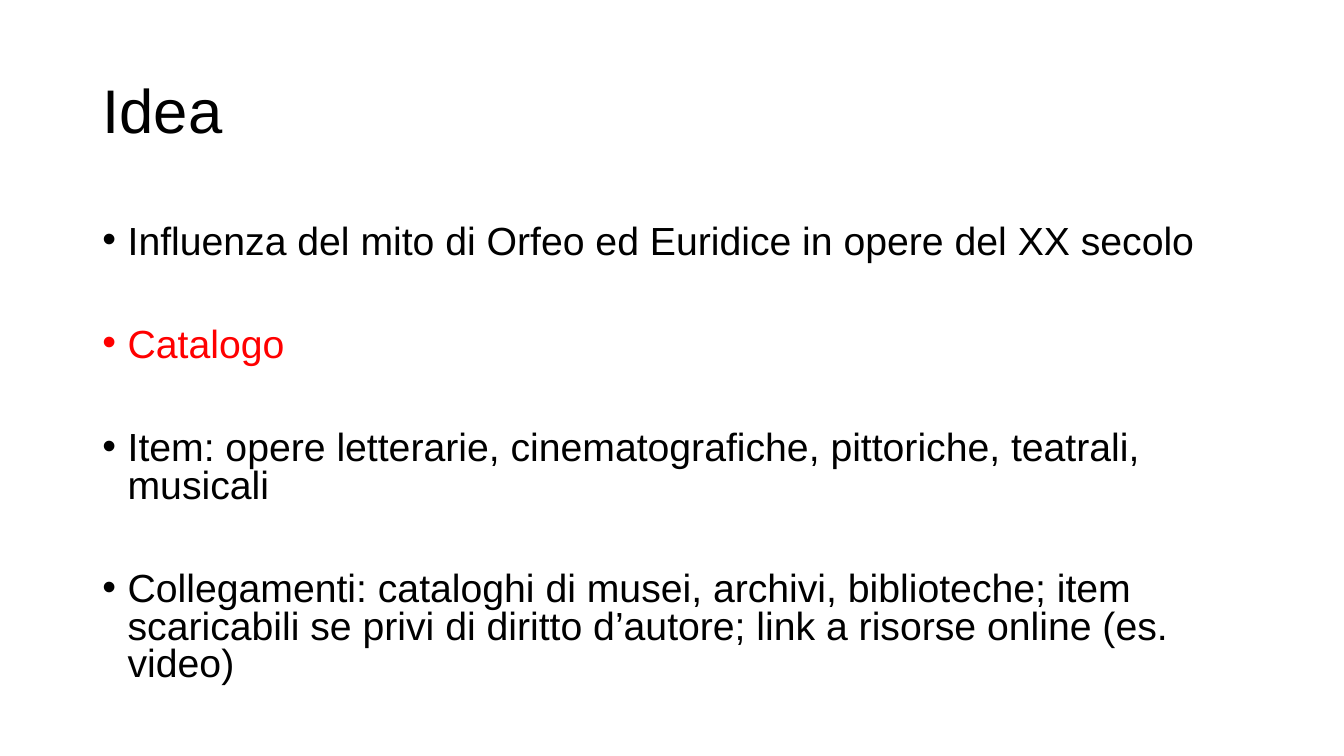
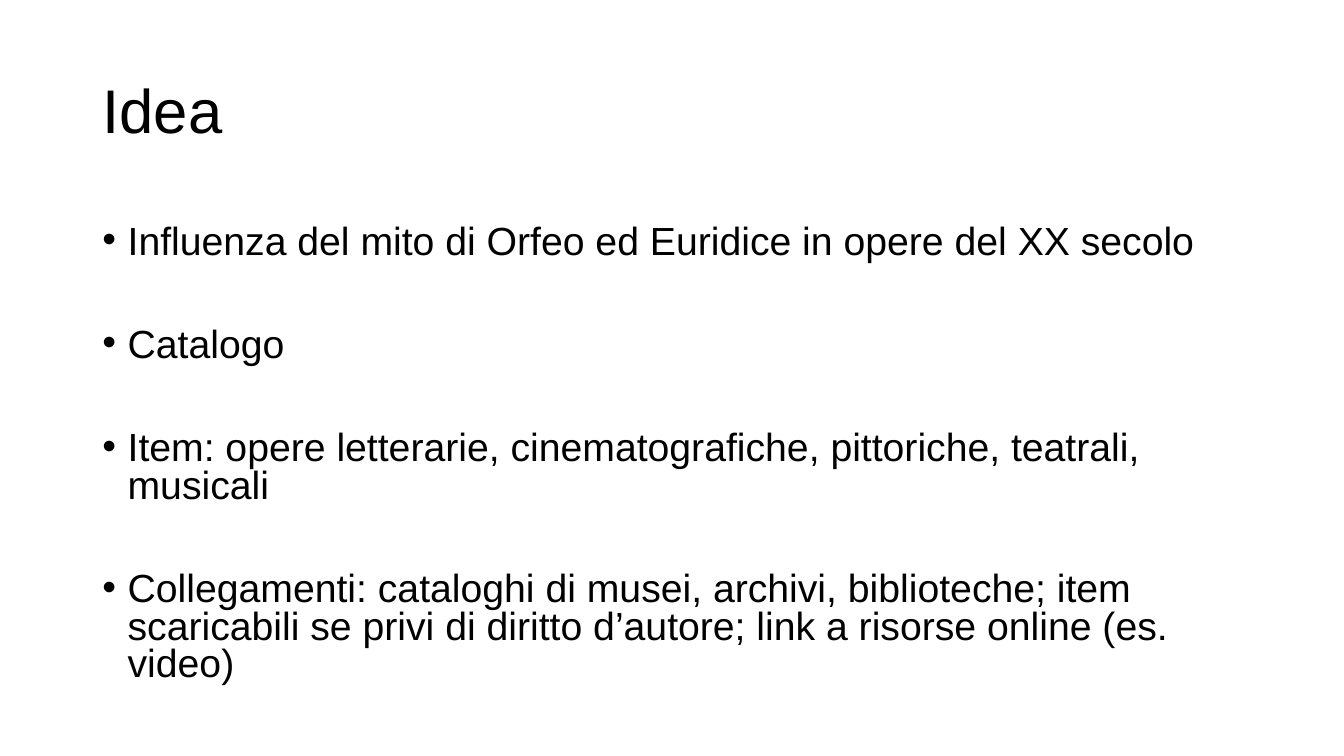
Before and after one commit to giacomotomaciello/progetto_esame, a slide deck: slide 2 of presentazione/presentazione progetto.pptx. Drawn at 1344x756 pixels with LibreOffice and Linux fonts; fonts in the diff are those of the drawing. Boxes give left, top, right and bottom in pixels: in the first picture for what was removed or moved away, otherwise in the second. Text is boxed around its words. In the diff, an @@ line names an element or a change of style, - is before the commit and + after.

```diff
--- a/presentazione/presentazione progetto.pptx
+++ b/presentazione/presentazione progetto.pptx
@@ text at bbox=[128, 329, 285, 366]: text colour #FF0000 to #000000 in "Catalogo" @@
```
